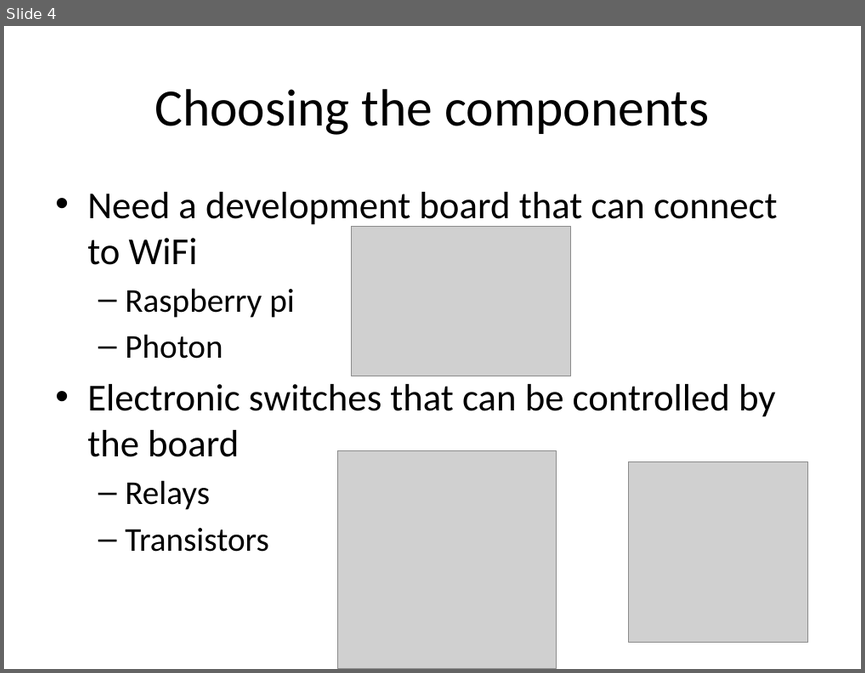
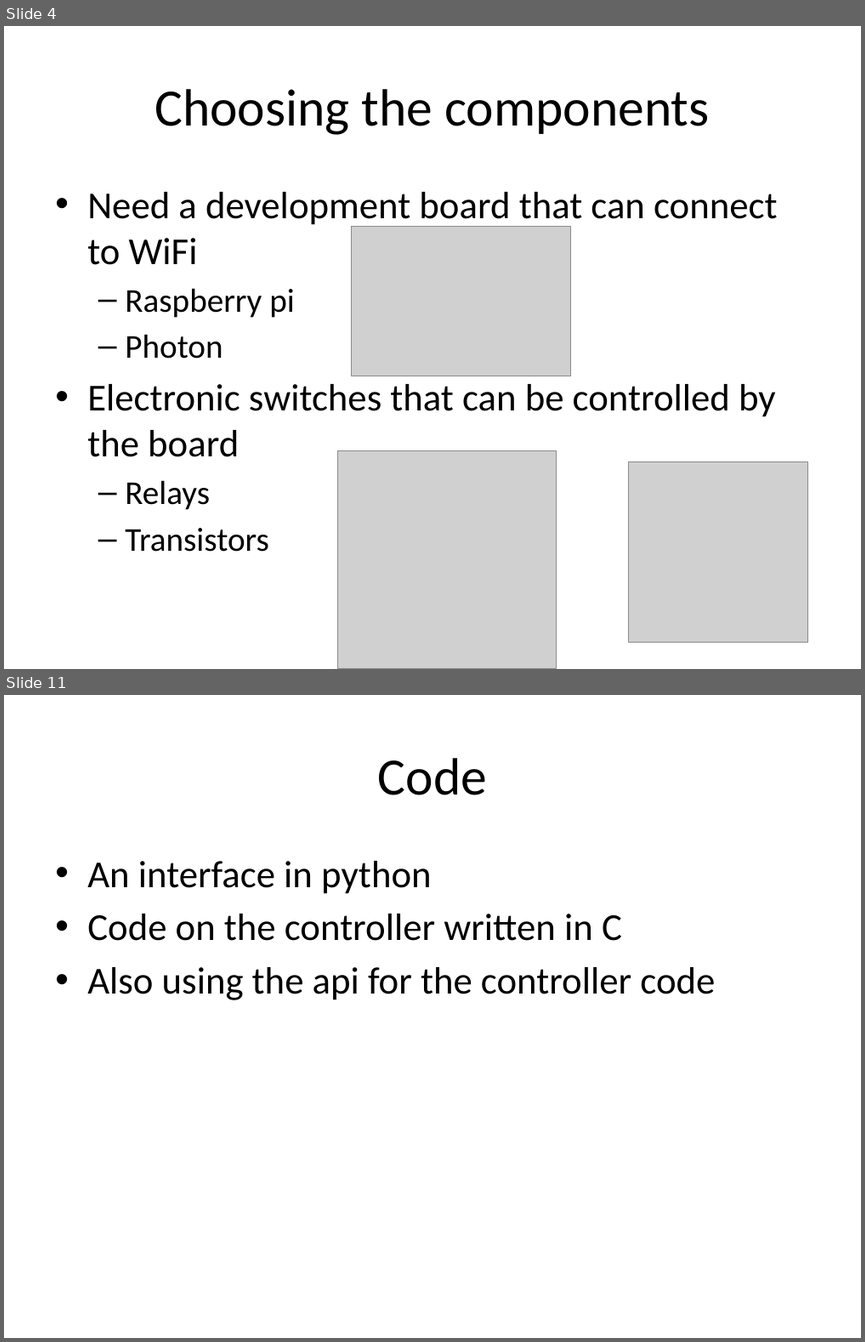
Before and after one commit to AngrySaltyFish/EPQ, a slide deck: EPQ – Artefact.pptx. Shown one above the other, each under a label of ours: slide 4 before the commit, slides 4 and 11 after it; the slides between them are not shown. The pictures are 865x673 and 865x1342 pixels, drawn with LibreOffice and Linux fonts; fonts in the diff are those of the drawing; grey boxes stand for pictures. Boxes give left, top, right and bottom in pixels: in the first picture for what was removed or moved away, otherwise in the second. Text is boxed around its words. In the diff, an @@ line names an element or a change of style, - is before the commit and + after.

```diff
--- a/EPQ – Artefact.pptx
+++ b/EPQ – Artefact.pptx
@@ slide 11 added at bbox=[4, 695, 861, 1338], background #FFFFFF @@
@@ title added at bbox=[378, 758, 487, 795], 44 pt, text #000000 @@
+Code
@@ text added at bbox=[87, 861, 715, 1000], 32 pt, text #000000 @@
+• An interface in python
+• Code on the controller written in C
+• Also using the api for the controller code
```
Also in this commit, not shown: 9 other slides added, 1 other file.
